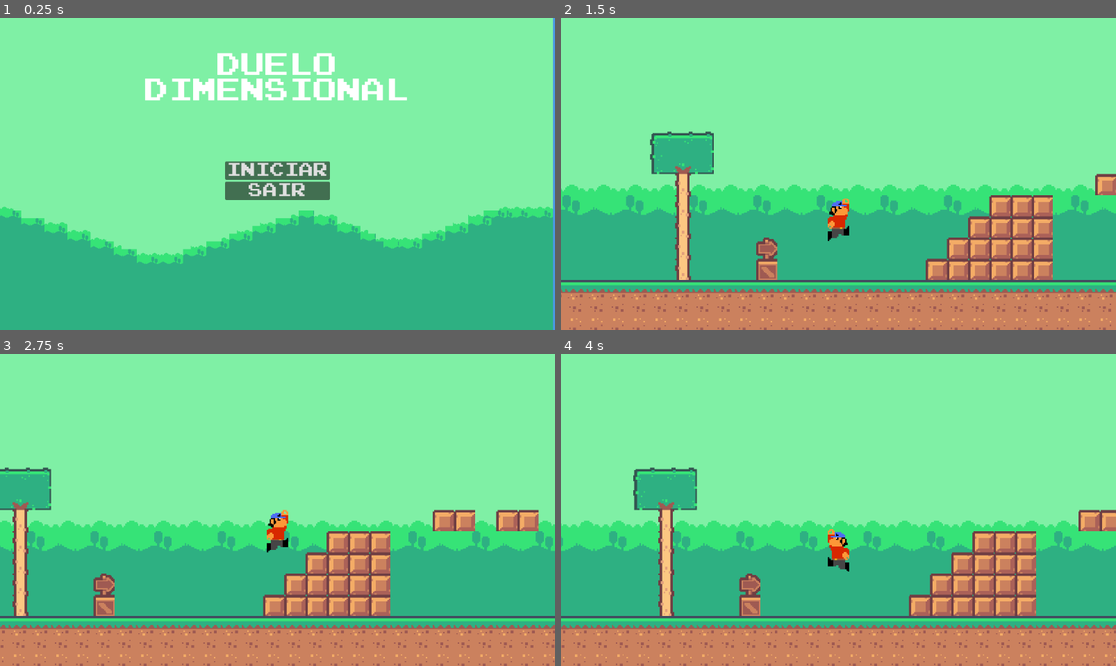
Above: before the commit, frames 1-4 (two rows, left to right).
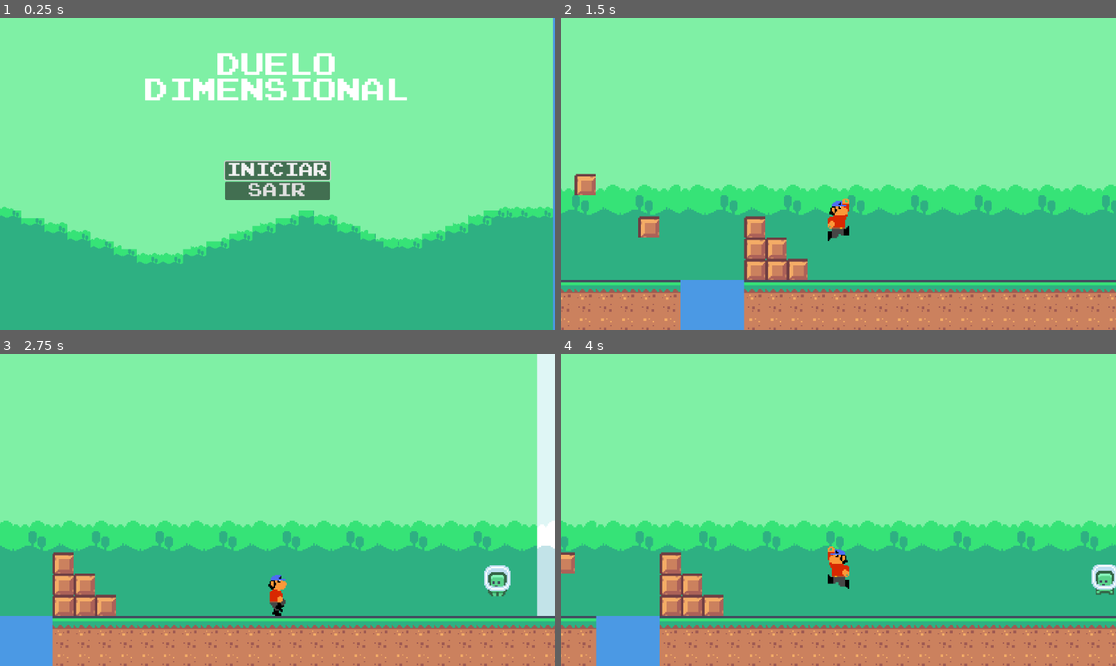
Above: after the commit, the same moments.

Repository: LuisEduardo100/DueloDimensional
Game: Godot game, scene res://Scenes/menu.tscn
Same seed, same stepped clock (60 frames per second), same inputs: the game is played once before the commit and once after it.
Inputs:
- Up to frame 1 (0.25 s): no input
- Up to frame 2 (1.5 s): click "INICIAR" at 0.5 s; hold D (right) from 1.28 s (still down); tap Space (jump) at 1.35 s
- Up to frame 3 (2.75 s): keep holding D (right); tap Space (jump) at 1.52, 1.82, 2.1, 2.27, 2.57 s
- Up to frame 4 (4 s): release D (right) at 2.78 s; hold A (left) from 2.78 s (still down); tap Space (jump) at 2.85, 3.6, 3.77 s

The runs differ from the first frame. In frame 1, 0.2% of the frame differs, in the area x 40-60%, y 45-53%; in frame 2, 15%; in frame 3, 17%, in the area x 0-100%, y 0-100%; in frame 4, 16%.

Commit message:
Cena do boss

Diff:
--- /dev/null
+++ b/Assets/first_boss_questions.json
@@ -0,0 +1,92 @@
+[
+    {
+        "pergunta": "Se você tem 54 balas e seu amigo te dá mais 26 balas, quantas balas você terá no total?",
+        "opcoes": {
+            "a": "70 balas",
+            "b": "80 balas",
+            "c": "90 balas"
+        },
+        "resposta_verdadeira": "b"
+    },
+    {
+        "pergunta": "Se você tem 235 figurinhas e dá 87 para seu irmão, quantas figurinhas você ainda tem?",
+        "opcoes": {
+            "a": "148 figurinhas",
+            "b": "152 figurinhas",
+            "c": "165 figurinhas"
+        },
+        "resposta_verdadeira": "a"
+    },
+    {
+        "pergunta": "Se você tem 60 reais e compra um livro por 25 reais, quanto sobra?",
+        "opcoes": {
+            "a": "30 reais",
+            "b": "35 reais",
+            "c": "40 reais"
+        },
+        "resposta_verdadeira": "b"
+    },
+    {
+        "pergunta": "Se você tem 180 lápis e perde 56 deles, quantos lápis ainda tem?",
+        "opcoes": {
+            "a": "124 lápis",
+            "b": "136 lápis",
+            "c": "150 lápis"
+        },
+        "resposta_verdadeira": "a"
+    },
+    {
+        "pergunta": "Se cada pacote de canetas tem 24 canetas e você compra 5 pacotes, quantas canetas você terá?",
+        "opcoes": {
+            "a": "110 canetas",
+            "b": "115 canetas",
+            "c": "120 canetas"
+        },
+        "resposta_verdadeira": "c"
+    },
+    {
+        "pergunta": "Se você tem 350 reais e gasta 120 reais em uma bicicleta, quanto dinheiro sobra?",
+        "opcoes": {
+            "a": "210 reais",
+            "b": "230 reais",
+            "c": "240 reais"
+        },
+        "resposta_verdadeira": "b"
+    },
+    {
+        "pergunta": "Se uma caixa tem 150 chocolates e você come 30 deles, quantos chocolates ainda restam?",
+        "opcoes": {
+            "a": "90 chocolates",
+            "b": "110 chocolates",
+            "c": "120 chocolates"
+        },
+        "resposta_verdadeira": "c"
+    },
+    {
+        "pergunta": "Se você tem 480 figurinhas e dá 150 para seus amigos, quantas figurinhas sobram com você?",
+        "opcoes": {
+            "a": "290 figurinhas",
+            "b": "320 figurinhas",
+            "c": "330 figurinhas"
+        },
+        "resposta_verdadeira": "c"
+    },
+    {
+        "pergunta": "Se você tem 75 reais e sua mãe te dá mais 50 reais de mesada, quanto dinheiro você terá?",
+        "opcoes": {
+            "a": "115 reais",
+            "b": "125 reais",
+            "c": "135 reais"
+        },
+        "resposta_verdadeira": "b"
+    },
+    {
+        "pergunta": "Se cada caixa de lápis de cor tem 36 lápis e você compra 3 caixas, quantos lápis de cor você terá ao todo?",
+        "opcoes": {
+            "a": "96 lápis de cor",
+            "b": "108 lápis de cor",
+            "c": "120 lápis de cor"
+        },
+        "resposta_verdadeira": "b"
+    }
+]
--- /dev/null
+++ b/Assets/second_boss_questions.json
@@ -0,0 +1,92 @@
+[
+    {
+        "pergunta": "Se uma garrafa pode conter 2 litros de água e você já colocou 1 litro, quanto mais de água você pode colocar?",
+        "opcoes": {
+            "a": "1 litro",
+            "b": "2 litros",
+            "c": "3 litros"
+        },
+        "resposta_verdadeira": "b"
+    },
+    {
+        "pergunta": "Se você tem uma balança e coloca 3 kg de maçãs de um lado e 2 kg de bananas do outro, qual lado vai ficar mais pesado?",
+        "opcoes": {
+            "a": "O lado das maçãs",
+            "b": "O lado das bananas",
+            "c": "Os dois lados ficarão com o mesmo peso"
+        },
+        "resposta_verdadeira": "c"
+    },
+    {
+        "pergunta": "Se um galão pode conter 5 litros de leite e você já derramou 3 litros, quanto mais de leite você pode derramar?",
+        "opcoes": {
+            "a": "1 litro",
+            "b": "2 litros",
+            "c": "3 litros"
+        },
+        "resposta_verdadeira": "b"
+    },
+    {
+        "pergunta": "Se você tem uma jarra com capacidade para 1 litro e derrama 750 ml de suco, quanto mais suco você pode colocar?",
+        "opcoes": {
+            "a": "150 ml",
+            "b": "250 ml",
+            "c": "350 ml"
+        },
+        "resposta_verdadeira": "b"
+    },
+    {
+        "pergunta": "Se uma caixa pode conter 10 kg de laranjas e já tem 6 kg, quanto mais de laranjas você pode colocar?",
+        "opcoes": {
+            "a": "2 kg",
+            "b": "4 kg",
+            "c": "6 kg"
+        },
+        "resposta_verdadeira": "b"
+    },
+    {
+        "pergunta": "Se você tem uma garrafa de água de 500 ml e já bebeu 250 ml, quanto mais de água você pode beber?",
+        "opcoes": {
+            "a": "100 ml",
+            "b": "150 ml",
+            "c": "200 ml"
+        },
+        "resposta_verdadeira": "b"
+    },
+    {
+        "pergunta": "Se um tanque pode conter 1000 litros de água e já tem 800 litros, quanto mais de água você pode adicionar?",
+        "opcoes": {
+            "a": "100 litros",
+            "b": "150 litros",
+            "c": "200 litros"
+        },
+        "resposta_verdadeira": "b"
+    },
+    {
+        "pergunta": "Se você tem uma sacola que pode carregar 5 kg de batatas e já colocou 3 kg, quanto mais de batatas você pode adicionar?",
+        "opcoes": {
+            "a": "1 kg",
+            "b": "2 kg",
+            "c": "3 kg"
+        },
+        "resposta_verdadeira": "a"
+    },
+    {
+        "pergunta": "Se um pote pode conter 2 litros de sorvete e você já serviu 1 litro, quanto mais de sorvete você pode servir?",
+        "opcoes": {
+            "a": "500 ml",
+            "b": "750 ml",
+            "c": "1 litro"
+        },
+        "resposta_verdadeira": "b"
+    },
+    {
+        "pergunta": "Se você tem uma garrafa de refrigerante de 2 litros e já bebeu 1,5 litros, quanto mais de refrigerante você pode beber?",
+        "opcoes": {
+            "a": "250 ml",
+            "b": "500 ml",
+            "c": "750 ml"
+        },
+        "resposta_verdadeira": "a"
+    }
+]
--- /dev/null
+++ b/Assets/third_boss_questions.json
@@ -0,0 +1,92 @@
+[
+    {
+        "pergunta": "Se faltam 3 semanas para as férias de verão começarem, quantas semanas faltam para as férias?",
+        "opcoes": {
+            "a": "1 semana",
+            "b": "2 semanas",
+            "c": "3 semanas"
+        },
+        "resposta_verdadeira": "c"
+    },
+    {
+        "pergunta": "Se um ano tem 12 meses, quantos meses são equivalentes a 3 trimestres do ano?",
+        "opcoes": {
+            "a": "6 meses",
+            "b": "9 meses",
+            "c": "12 meses"
+        },
+        "resposta_verdadeira": "b"
+    },
+    {
+        "pergunta": "Se um dia tem 24 horas, quantas horas há em uma semana?",
+        "opcoes": {
+            "a": "120 horas",
+            "b": "144 horas",
+            "c": "168 horas"
+        },
+        "resposta_verdadeira": "a"
+    },
+    {
+        "pergunta": "Se um mês tem 30 dias, quantos dias há em 2 meses e meio?",
+        "opcoes": {
+            "a": "65 dias",
+            "b": "75 dias",
+            "c": "85 dias"
+        },
+        "resposta_verdadeira": "b"
+    },
+    {
+        "pergunta": "Se um ano tem 365 dias, quantos dias há em 2 anos e 6 meses?",
+        "opcoes": {
+            "a": "800 dias",
+            "b": "930 dias",
+            "c": "1000 dias"
+        },
+        "resposta_verdadeira": "b"
+    },
+    {
+        "pergunta": "Se um trimestre tem 3 meses, quantos trimestres há em 1 ano?",
+        "opcoes": {
+            "a": "2 trimestres",
+            "b": "3 trimestres",
+            "c": "4 trimestres"
+        },
+        "resposta_verdadeira": "c"
+    },
+    {
+        "pergunta": "Se uma semana tem 7 dias, quantos dias há em 3 semanas e 4 dias?",
+        "opcoes": {
+            "a": "24 dias",
+            "b": "25 dias",
+            "c": "25 dias"
+        },
+        "resposta_verdadeira": "c"
+    },
+    {
+        "pergunta": "Se um mês tem 30 dias, quantos dias há em 5 meses e meio?",
+        "opcoes": {
+            "a": "150 dias",
+            "b": "165 dias",
+            "c": "180 dias"
+        },
+        "resposta_verdadeira": "b"
+    },
+    {
+        "pergunta": "Se um ano bissexto tem 366 dias, quantos dias há em 4 anos?",
+        "opcoes": {
+            "a": "1460 dias",
+            "b": "1500 dias",
+            "c": "1520 dias"
+        },
+        "resposta_verdadeira": "a"
+    },
+    {
+        "pergunta": "Se um dia tem 24 horas, quantas horas há em 2 dias e meio?",
+        "opcoes": {
+            "a": "48 horas",
+            "b": "56 horas",
+            "c": "60 horas"
+        },
+        "resposta_verdadeira": "b"
+    }
+]
--- /dev/null
+++ b/Scenes/boss_lv_1.tscn
@@ -0,0 +1,34 @@
+[gd_scene load_steps=6 format=3 uid="uid://bn710hm8m4a7w"]
+
+[ext_resource type="Texture2D" uid="uid://cajbu4sljfxx1" path="res://Assets/Tiles/Characters/tile_0000.png" id="1_tokp2"]
+[ext_resource type="Texture2D" uid="uid://cdhl7uru70dok" path="res://Assets/Tiles/Characters/tile_0001.png" id="2_h5yyy"]
+
+[sub_resource type="GDScript" id="GDScript_tuge0"]
+
+[sub_resource type="SpriteFrames" id="SpriteFrames_35h54"]
+animations = [{
+"frames": [{
+"duration": 1.0,
+"texture": ExtResource("1_tokp2")
+}, {
+"duration": 1.0,
+"texture": ExtResource("2_h5yyy")
+}],
+"loop": true,
+"name": &"default",
+"speed": 1.0
+}]
+
+[sub_resource type="RectangleShape2D" id="RectangleShape2D_qragt"]
+size = Vector2(20, 23)
+
+[node name="Boss_LV_1" type="Area2D"]
+script = SubResource("GDScript_tuge0")
+
+[node name="AnimatedSprite2D" type="AnimatedSprite2D" parent="."]
+sprite_frames = SubResource("SpriteFrames_35h54")
+autoplay = "default"
+
+[node name="CollisionShape2D" type="CollisionShape2D" parent="."]
+position = Vector2(0, 0.5)
+shape = SubResource("RectangleShape2D_qragt")
--- /dev/null
+++ b/Scenes/dialogue.gd
@@ -0,0 +1,23 @@
+extends CanvasLayer
+
+@onready var rich_text_label = $RichTextLabel
+@onready var button = $HBoxContainer/Button
+@onready var button_2 = $HBoxContainer/Button2
+@onready var button_3 = $HBoxContainer/Button3
+
+
+func fill_questionary(boss_type):
+	var json = JSON.new()
+	var file = "Assets/" + boss_type + "_questions.json"
+	var json_as_text = FileAccess.get_file_as_string(file)
+	var json_as_dict = json.parse_string(json_as_text)
+
+	var rng = RandomNumberGenerator.new()
+	var q_index = rng.randi_range(0, len(json_as_dict) - 1)
+	rich_text_label.push_color(Color(0, 0, 0))
+	rich_text_label.add_text(json_as_dict[q_index]["pergunta"])
+	button.text = json_as_dict[q_index]["opcoes"]["a"]
+	button_2.text = json_as_dict[q_index]["opcoes"]["b"]
+	button_3.text = json_as_dict[q_index]["opcoes"]["c"]
+
+	button.grab_focus()
--- /dev/null
+++ b/Scenes/dialogue.tscn
@@ -0,0 +1,45 @@
+[gd_scene load_steps=3 format=3 uid="uid://cjy1nn3t8jpgb"]
+
+[ext_resource type="Script" path="res://Scenes/dialogue.gd" id="1_86him"]
+[ext_resource type="Texture2D" uid="uid://bx8tiheeq07j2" path="res://Assets/dialogue_box.png" id="1_mj1lf"]
+
+[node name="Dialogue" type="CanvasLayer"]
+visible = false
+script = ExtResource("1_86him")
+
+[node name="NinePatchRect" type="NinePatchRect" parent="."]
+offset_left = 59.0
+offset_top = 30.0
+offset_right = 1103.0
+offset_bottom = 117.0
+texture = ExtResource("1_mj1lf")
+patch_margin_left = 7
+patch_margin_top = 8
+patch_margin_right = 7
+patch_margin_bottom = 8
+
+[node name="HBoxContainer" type="HBoxContainer" parent="."]
+offset_left = 7.0
+offset_top = 513.0
+offset_right = 1155.0
+offset_bottom = 607.0
+theme_override_constants/separation = 140
+alignment = 1
+
+[node name="Button" type="Button" parent="HBoxContainer"]
+layout_mode = 2
+text = "A) peidei"
+
+[node name="Button2" type="Button" parent="HBoxContainer"]
+layout_mode = 2
+text = "b) peidei 2"
+
+[node name="Button3" type="Button" parent="HBoxContainer"]
+layout_mode = 2
+text = "A) peidei 3"
+
+[node name="RichTextLabel" type="RichTextLabel" parent="."]
+offset_left = 69.0
+offset_top = 40.0
+offset_right = 1087.0
+offset_bottom = 108.0
--- a/Scenes/main.tscn
+++ b/Scenes/main.tscn
@@ -20,6 +20,8 @@
 [ext_resource type="Texture2D" uid="uid://b1pi1j5l5ujg1" path="res://Assets/Tiles/tile_0046.png" id="10_pqlcl"]
 [ext_resource type="Texture2D" uid="uid://dt6dn8yks3sii" path="res://Assets/Tiles/tile_0097.png" id="10_ywr26"]
 [ext_resource type="PackedScene" uid="uid://b6183486h3st0" path="res://Scenes/second_phase.tscn" id="20_2e3x4"]
+[ext_resource type="PackedScene" uid="uid://bn710hm8m4a7w" path="res://Scenes/boss_lv_1.tscn" id="21_jm3hh"]
+[ext_resource type="PackedScene" uid="uid://cjy1nn3t8jpgb" path="res://Scenes/dialogue.tscn" id="22_hqorv"]
 
 [sub_resource type="TileSetAtlasSource" id="TileSetAtlasSource_rtmuh"]
 texture = ExtResource("1_jqnes")
@@ -355,6 +357,9 @@
 sources/18 = SubResource("TileSetAtlasSource_sc2qy")
 sources/19 = SubResource("TileSetAtlasSource_a4j4l")
 
+[sub_resource type="RectangleShape2D" id="RectangleShape2D_pbhcw"]
+size = Vector2(58, 74)
+
 [node name="main" type="Node"]
 
 [node name="background" type="TileMap" parent="."]
@@ -370,8 +375,24 @@
 [node name="SecondPhase" parent="." instance=ExtResource("20_2e3x4")]
 
 [node name="Player" parent="." node_paths=PackedStringArray("camera_sync") instance=ExtResource("1_ly867")]
-position = Vector2(-150, -66)
+position = Vector2(467, 17)
+collision_mask = 6
 camera_sync = NodePath("../Camera2D")
 
 [node name="Camera2D" type="Camera2D" parent="."]
 zoom = Vector2(2.75, 2.75)
+
+[node name="Boss_LV_1" parent="." instance=ExtResource("21_jm3hh")]
+position = Vector2(736, 53)
+collision_layer = 8
+
+[node name="TooCloseArea" type="Area2D" parent="Boss_LV_1"]
+collision_layer = 4
+
+[node name="CollisionShape2D" type="CollisionShape2D" parent="Boss_LV_1/TooCloseArea"]
+position = Vector2(-1, -13)
+shape = SubResource("RectangleShape2D_pbhcw")
+
+[node name="Dialogue" parent="Boss_LV_1" instance=ExtResource("22_hqorv")]
+
+[connection signal="area_entered" from="Boss_LV_1/TooCloseArea" to="Player" method="_on_too_close_area_area_entered"]
--- a/Scripts/menu.gd
+++ b/Scripts/menu.gd
@@ -1,11 +1,12 @@
 extends Control
 
+@onready var start_btn = $VBoxContainer2/StartBtn
 
-
+func _ready():
+	start_btn.grab_focus()
 
 func _on_start_btn_pressed():
 	get_tree().change_scene_to_file("res://Scenes/main.tscn")
 
-
 func _on_quit_btn_pressed():
 	get_tree().quit()
--- a/Scripts/player.gd
+++ b/Scripts/player.gd
@@ -1,5 +1,6 @@
 extends CharacterBody2D
 
+class_name Player
 
 const SPEED = 300.0
 const JUMP_VELOCITY = -400.0
@@ -10,6 +11,7 @@
 @onready var animated_sprite_2d = $AnimatedSprite2D
 @onready var area_collision_shape_2d = $Area2D/AreaCollisionShape2D
 @onready var body_collision_shape_2d = $BodyCollisionShape2D
+@onready var lv1_dialogue = $"../Boss_LV_1/Dialogue"
 
 @export_group("Locomotion")
 @export var run_speed_damping = 2.2
@@ -48,3 +50,11 @@
 	animated_sprite_2d.trigger_animation(velocity, direction)
 
 	move_and_slide()
+
+func _on_too_close_area_area_entered(area):
+	velocity.x = 0
+	velocity.y = 0
+	speed = 0
+	jump_velocity = 0
+	lv1_dialogue.fill_questionary("first_boss")
+	lv1_dialogue.visible = !lv1_dialogue.visible
Binary file added: Assets/dialogue_box.png
Not shown, added: Assets/dialogue_box.png.import
Not shown: 1 places in Scenes/main.tscn that only renumber resources
